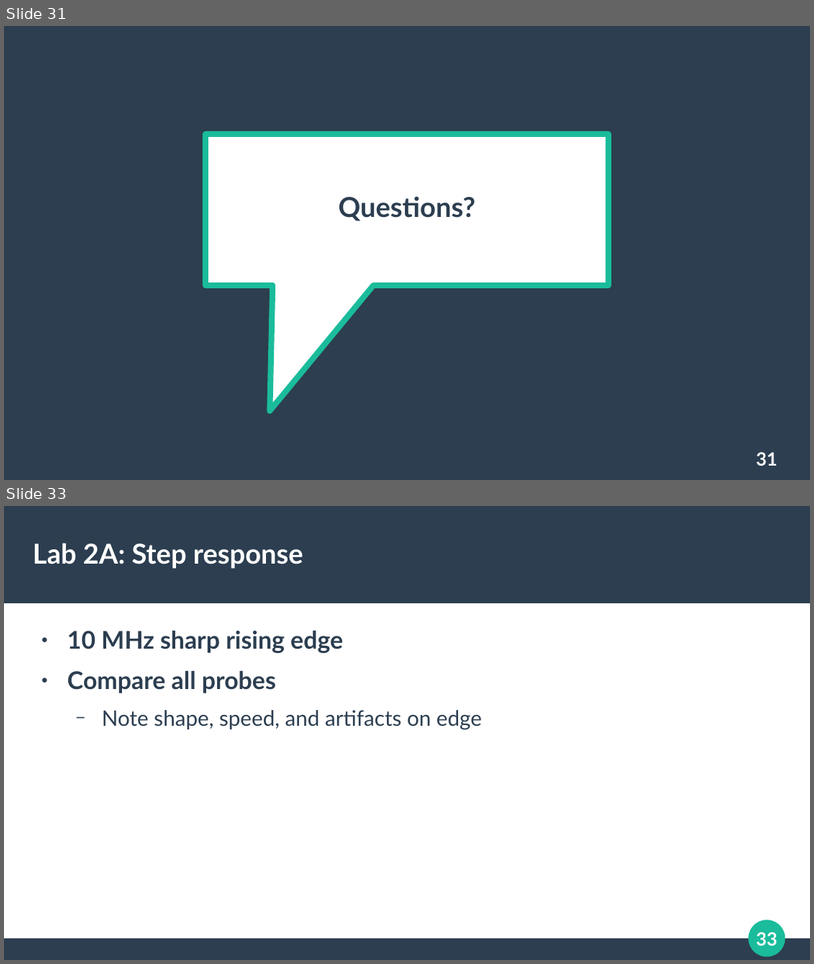
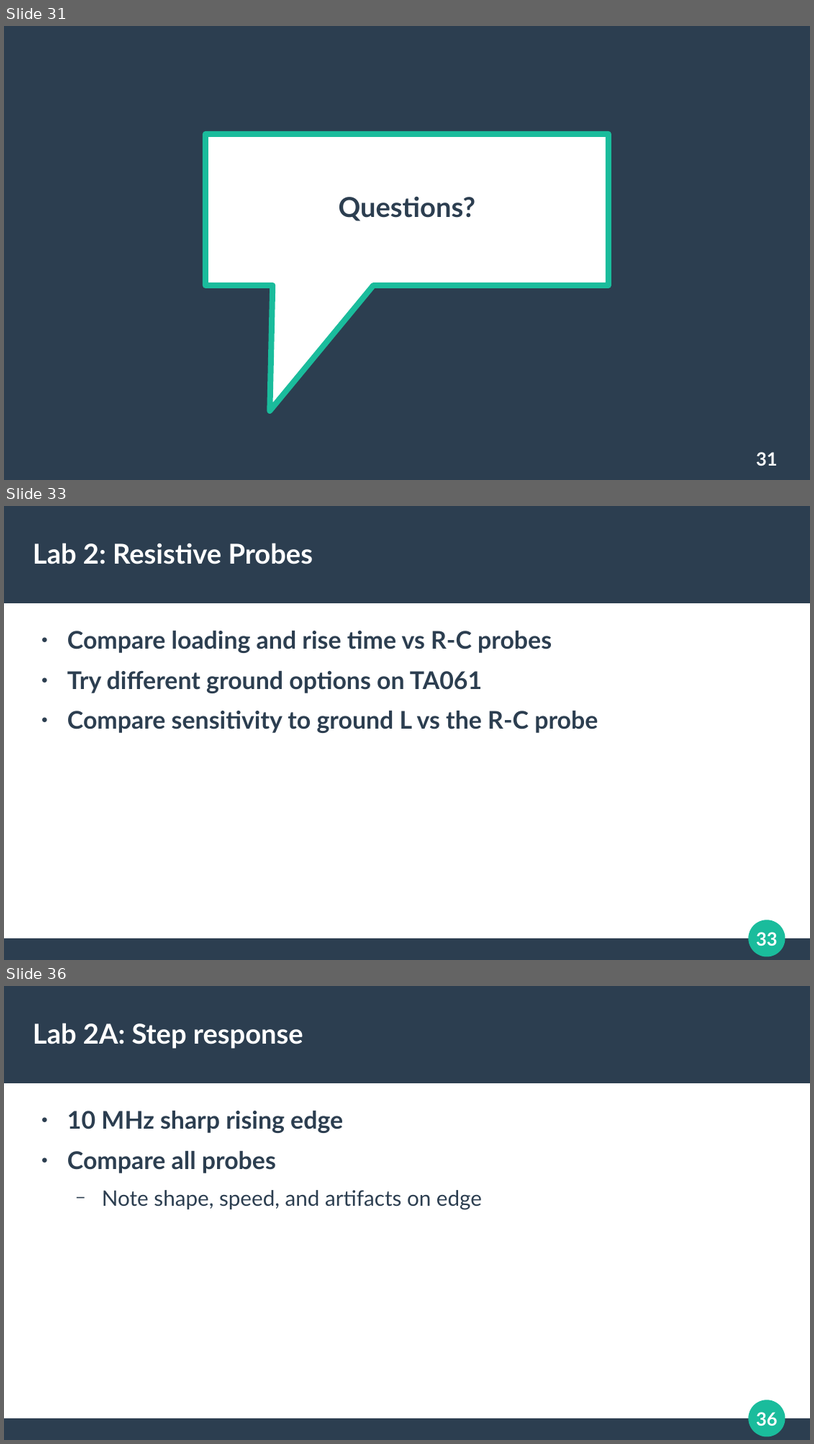
Before and after one commit to azonenberg/electronics-training, a slide deck: oscilloscope-probing/sec03-resistive.odp. Shown one above the other, each under a label of ours: slides 31 and 33 before the commit, slides 31, 33 and 36 after it; the slides between them are not shown. The pictures are 814x964 and 814x1444 pixels, drawn with LibreOffice and Linux fonts; fonts in the diff are those of the drawing. Boxes give left, top, right and bottom in pixels: in the first picture for what was removed or moved away, otherwise in the second. Text is boxed around its words. In the diff, an @@ line names an element or a change of style, - is before the commit and + after.

Commit message:
Resistive probes is decently final-ish

```diff
--- a/oscilloscope-probing/sec03-resistive.odp
+++ b/oscilloscope-probing/sec03-resistive.odp
@@ slide 33 added at (4, 506, 810, 960), background #FFFFFF; not listed: 4 template elements that a slide beside it also shows @@
@@ title added at (33, 543, 314, 564), 27 pt, text #FFFFFF, bold @@
+Lab 2: Resistive Probes
@@ text added at (67, 631, 598, 733), 24 pt, text #2C3E50, bold @@
+● Compare loading and rise time vs R-C probes
+● Try different ground options on TA061
+● Compare sensitivity to ground L vs the R-C probe
@@ what was slide 33 is now slide 36 @@
@@ page number at (756, 1412, 777, 1426): text changed @@
-33
+36
```
Also in this commit, not shown: 3 slides changed, 2 other slides added.
